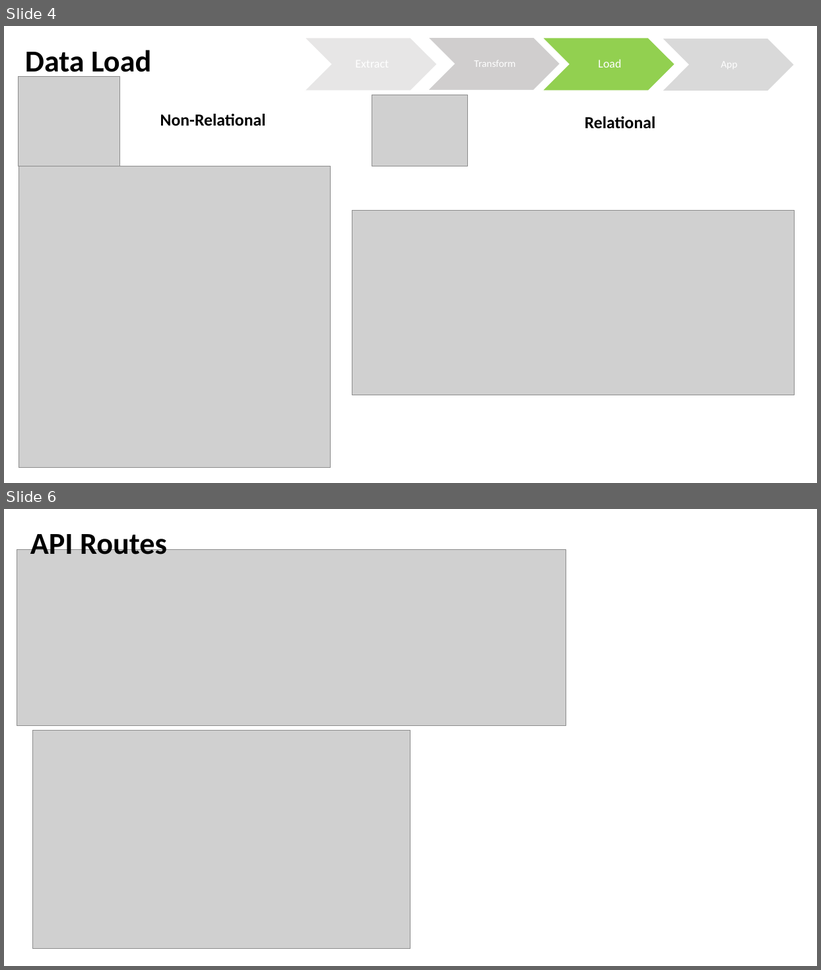
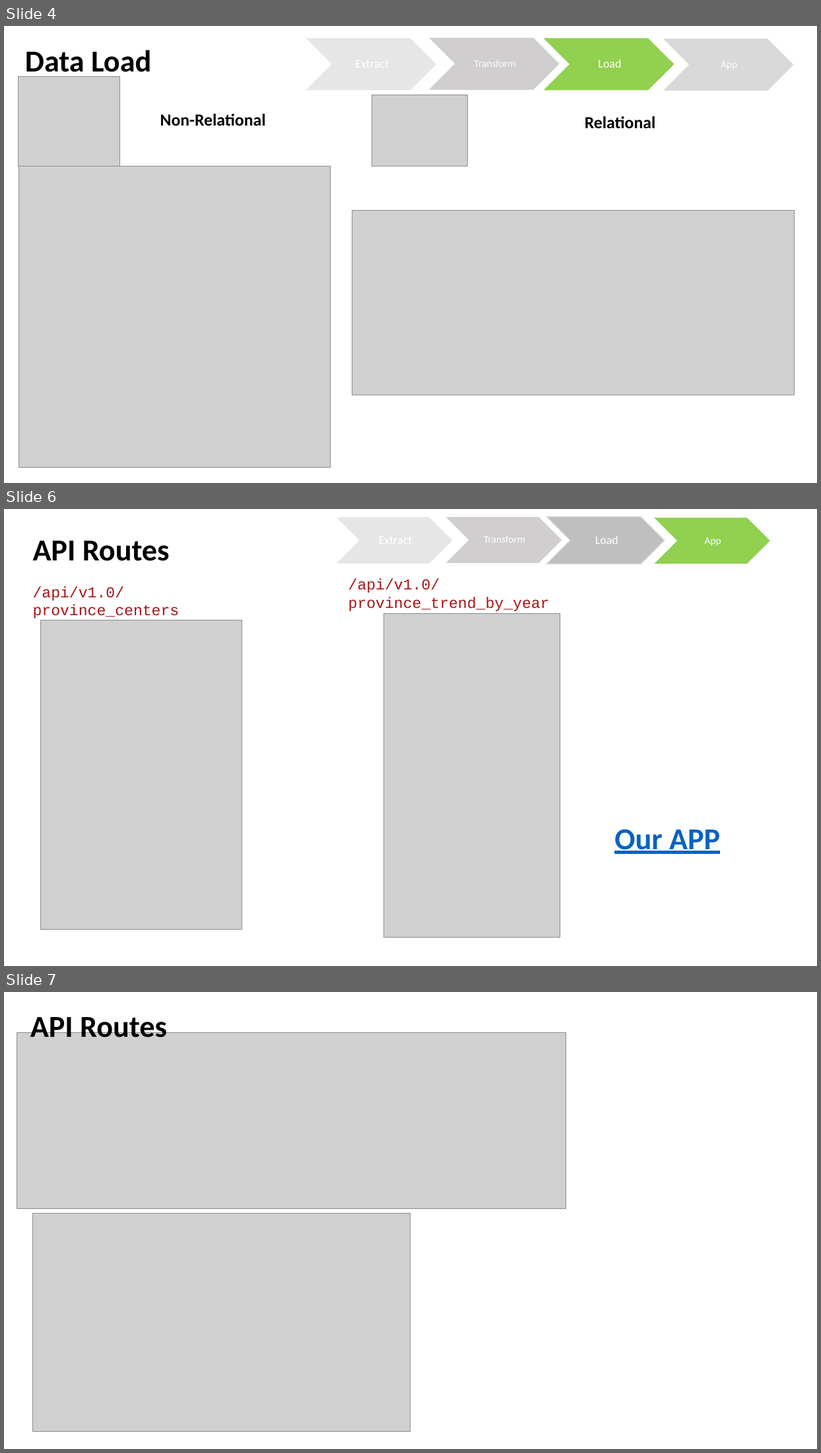
Before and after one commit to joshi-swetam/Interactive-Visualizations_Canadian_Rental_market, a slide deck: Slide deck/Slide deck.pptx. Shown one above the other, each under a label of ours: slides 4 and 6 before the commit, slides 4, 6 and 7 after it; the slides between them are not shown. The pictures are 821x970 and 821x1453 pixels, drawn with LibreOffice and Linux fonts; fonts in the diff are those of the drawing; grey boxes stand for pictures. Boxes give left, top, right and bottom in pixels: in the first picture for what was removed or moved away, otherwise in the second. Text is boxed around its words. In the diff, an @@ line names an element or a change of style, - is before the commit and + after.

```diff
--- a/Slide deck/Slide deck.pptx
+++ b/Slide deck/Slide deck.pptx
@@ slide 6 added at <box>4,509,817,966</box>, background #FFFFFF @@
@@ text added at <box>33,541,170,561</box>, 36 pt, text #000000, bold @@
+API Routes
@@ group added at <box>335,516,771,564</box>: 4 chevrons, 3 texts @@
+Transform
+Load
+App
@@ text added at <box>33,586,180,621</box>, 18 pt, text #A31515 @@
+/api/v1.0/province_centers
@@ text added at <box>349,579,550,611</box>, 18 pt, text #A31515 @@
+/api/v1.0/province_trend_by_year
@@ picture added at <box>40,621,242,930</box> @@
@@ picture added at <box>384,613,560,938</box> @@
@@ text added at <box>614,829,720,854</box>, 36 pt, text #0563C1, bold, underline @@
+Our APP
@@ what was slide 6 is now slide 7 @@
```
Also in this commit, not shown: 1 slide changed.
